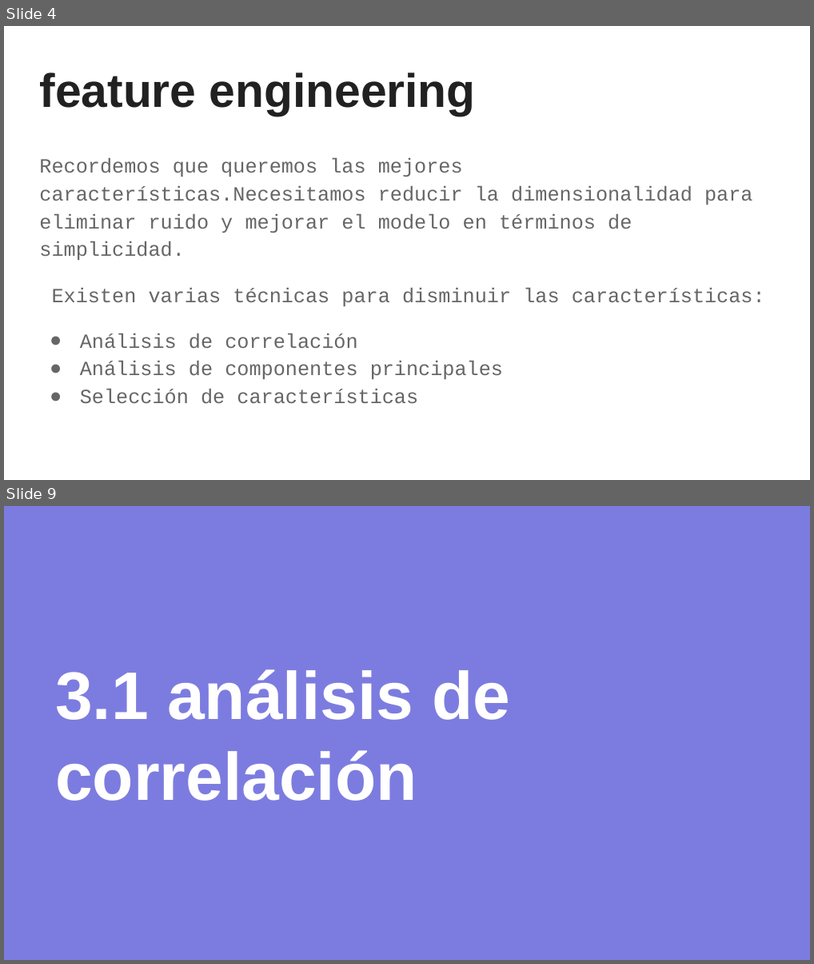
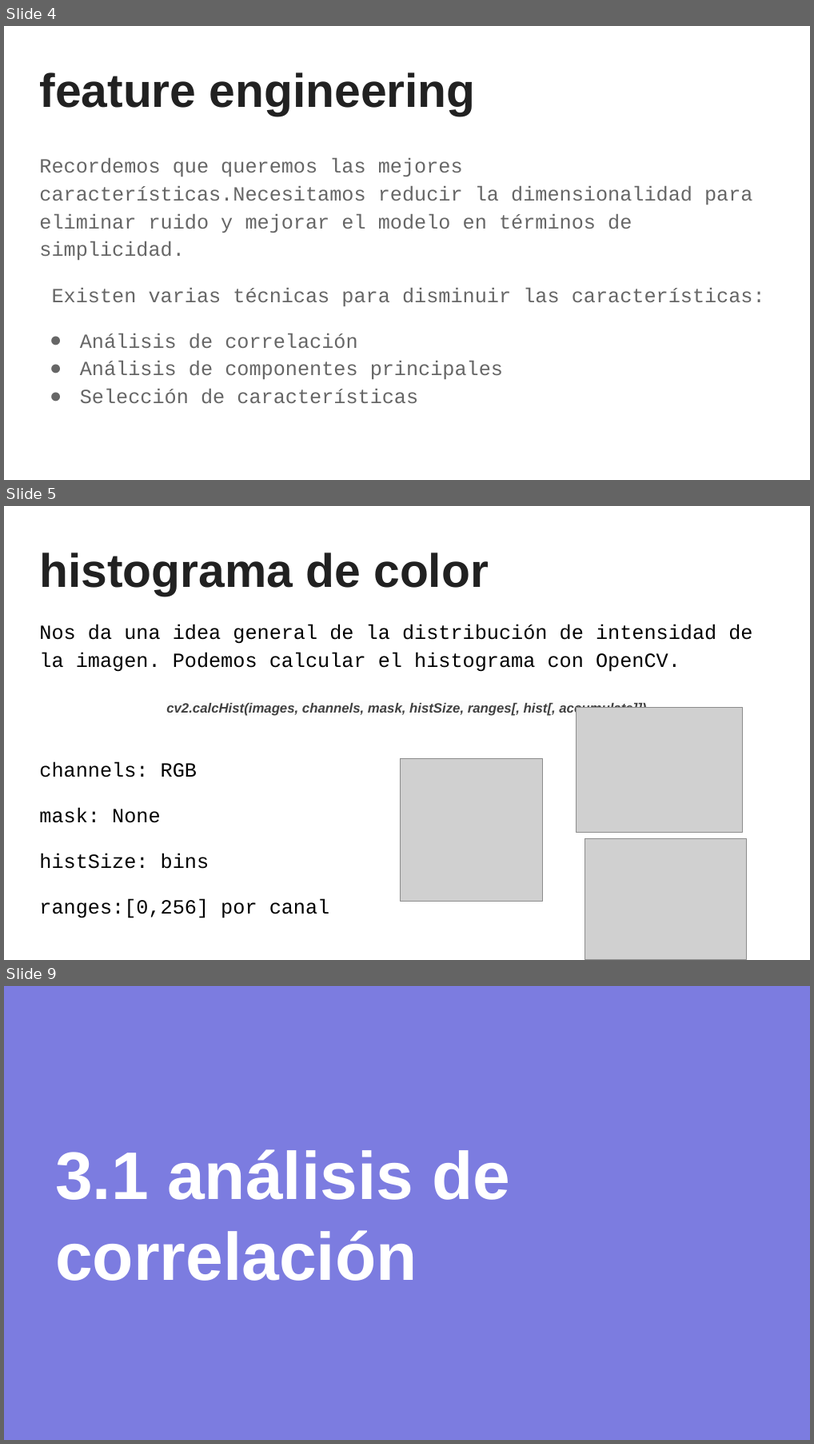
Before and after one commit to sainosmichelle/sainosmichelle.github.io, a slide deck: assets/files/Tema4/4. Selección de características.pptx. Shown one above the other, each under a label of ours: slides 4 and 9 before the commit, slides 4, 5 and 9 after it; the slides between them are not shown. The pictures are 814x964 and 814x1444 pixels, drawn with LibreOffice and Linux fonts; fonts in the diff are those of the drawing; grey boxes stand for pictures. Boxes give left, top, right and bottom in pixels: in the first picture for what was removed or moved away, otherwise in the second. Text is boxed around its words. In the diff, an @@ line names an element or a change of style, - is before the commit and + after.

```diff
--- a/assets/files/Tema4/4. Selección de características.pptx
+++ b/assets/files/Tema4/4. Selección de características.pptx
@@ slide 5 added at (4, 506, 810, 960), background #FFFFFF @@
@@ title added at (39, 552, 489, 596), 42 pt, text #212121, bold @@
+histograma de color
@@ text added at (39, 624, 753, 918), 18 pt, text #000000 @@
+Nos da una idea general de la distribución de intensidad de la imagen. Podemos calcular el histograma con OpenCV.
+cv2.calcHist(images, channels, mask, histSize, ranges[, hist[, accumulate]])
+channels: RGB
+mask: None
+histSize: bins
+ranges:[0,256] por canal
@@ picture added at (577, 707, 743, 832) @@
@@ picture added at (401, 759, 543, 901) @@
@@ picture added at (586, 838, 746, 959) @@
```
Also in this commit, not shown: 1 slide changed, 2 other slides added, 7 slides removed, 6 other files.
